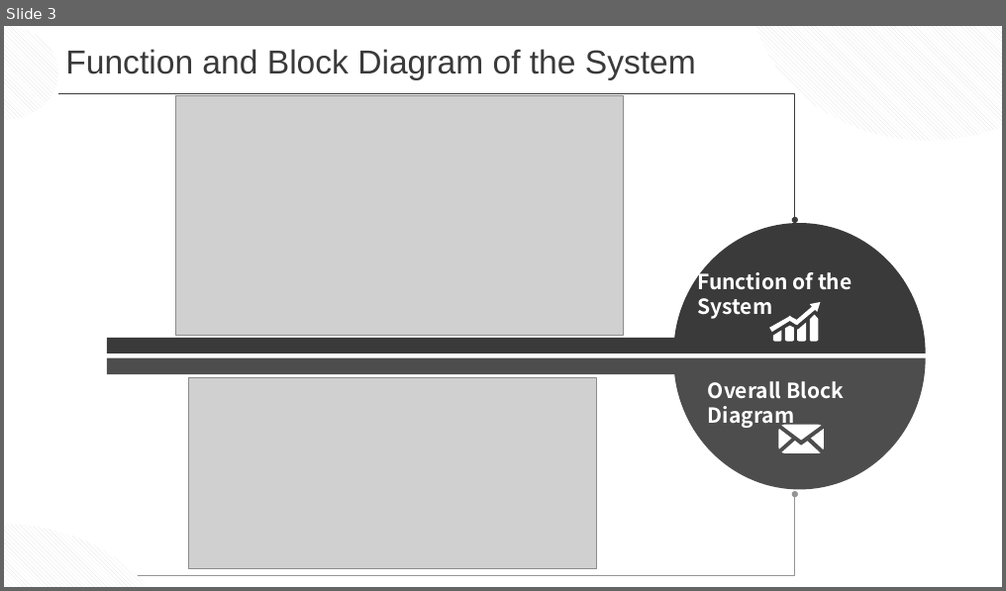
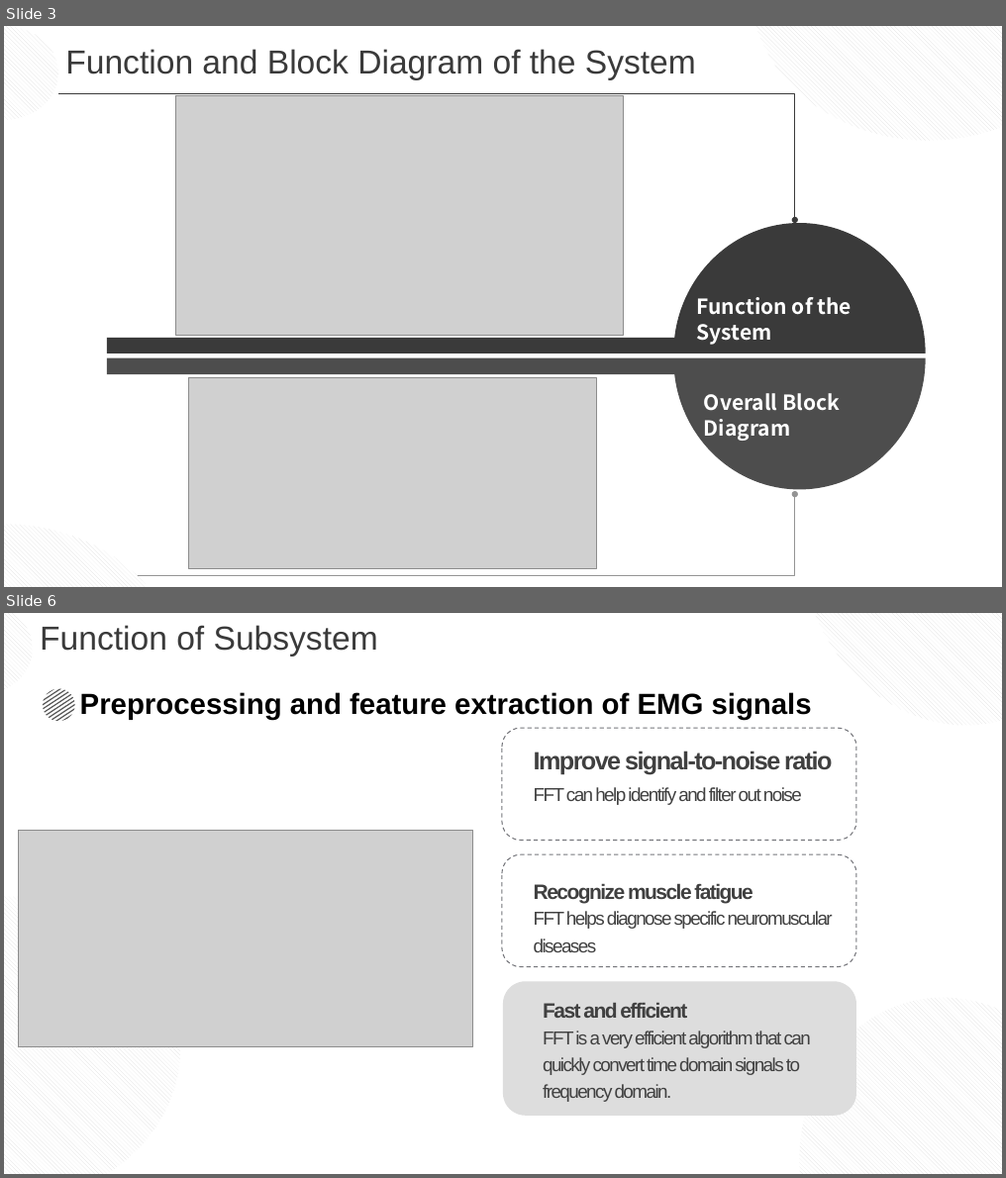
Before and after one commit to JannLeo/Summary-of-learning-experience, a slide deck: master/Modern Industry Practice/Phase2/ljn_EMG.pptx. Shown one above the other, each under a label of ours: slide 3 before the commit, slides 3 and 6 after it; the slides between them are not shown. The pictures are 1006x591 and 1006x1178 pixels, drawn with LibreOffice and Linux fonts; fonts in the diff are those of the drawing; grey boxes stand for pictures. Boxes give left, top, right and bottom in pixels: in the first picture for what was removed or moved away, otherwise in the second. Text is boxed around its words. In the diff, an @@ line names an element or a change of style, - is before the commit and + after.

```diff
--- a/master/Modern Industry Practice/Phase2/ljn_EMG.pptx
+++ b/master/Modern Industry Practice/Phase2/ljn_EMG.pptx
@@ slide 6 added at (x1=4, y1=613, x2=1002, y2=1174), background #FFFFFF @@
@@ ellipse added at (x1=4, y1=613, x2=33, y2=695), fill pattern #DDDDDD on #FFFFFF @@
@@ text added at (x1=40, y1=625, x2=378, y2=657), 32 pt, text #3A3A3A @@
+Function of Subsystem
@@ ellipse added at (x1=760, y1=613, x2=1002, y2=761), fill pattern #DDDDDD on #FFFFFF @@
@@ freeform shape added at (x1=37, y1=682, x2=81, y2=727), fill #595959 @@
@@ text added at (x1=80, y1=692, x2=812, y2=720), 28 pt, text #000000, bold @@
+Preprocessing and feature extraction of EMG signals
@@ rounded rectangle added at (x1=502, y1=728, x2=856, y2=841), outline #74757A 1 pt dashed @@
@@ text added at (x1=534, y1=751, x2=832, y2=774), 24 pt, text #404040, bold @@
+Improve signal-to-noise ratio
@@ text added at (x1=534, y1=787, x2=802, y2=805), 18 pt, text #404040 @@
+FFT can help identify and filter out noise
@@ picture added at (x1=18, y1=830, x2=472, y2=1048) @@
@@ rounded rectangle added at (x1=502, y1=855, x2=856, y2=967), outline #74757A 1 pt dashed @@
@@ ellipse added at (x1=4, y1=897, x2=180, y2=1174), fill pattern #DDDDDD on #FFFFFF @@
@@ text added at (x1=534, y1=883, x2=753, y2=903), 20 pt, text #404040, bold @@
+Recognize muscle fatigue
@@ text added at (x1=534, y1=911, x2=833, y2=953), 18 pt, text #404040 @@
+FFT helps diagnose specific neuromuscular diseases
@@ ellipse added at (x1=760, y1=962, x2=1002, y2=1174), fill pattern #DDDDDD on #FFFFFF @@
@@ rounded rectangle added at (x1=503, y1=981, x2=856, y2=1115), fill #DDDDDD @@
@@ text added at (x1=543, y1=1003, x2=687, y2=1018), 20 pt, text #404040, bold @@
+Fast and efficient
@@ text added at (x1=543, y1=1031, x2=811, y2=1102), 18 pt, text #404040 @@
+FFT is a very efficient algorithm that can quickly convert time domain signals to frequency domain.
@@ slide 3 changed as well @@
@@ text "Function of the System" moved from (x1=697, y1=269, x2=852, y2=319) to (x1=697, y1=297, x2=852, y2=345) @@
@@ freeform shape removed at (x1=770, y1=302, x2=821, y2=341) @@
@@ text "Overall Block Diagram" moved from (x1=708, y1=381, x2=844, y2=428) to (x1=704, y1=393, x2=840, y2=441) @@
@@ freeform shape removed at (x1=779, y1=425, x2=824, y2=455) @@
```
Also in this commit, not shown: 2 other slides changed, 3 other slides added, 10 other files.
